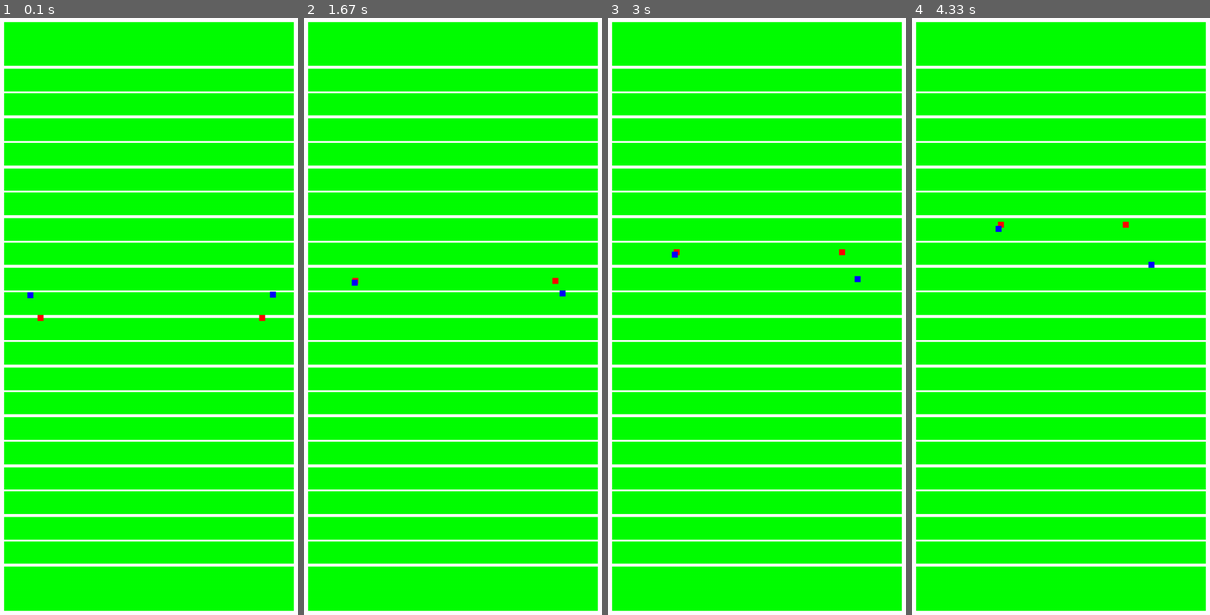
Above: before the commit, frames 1-4 (left to right).
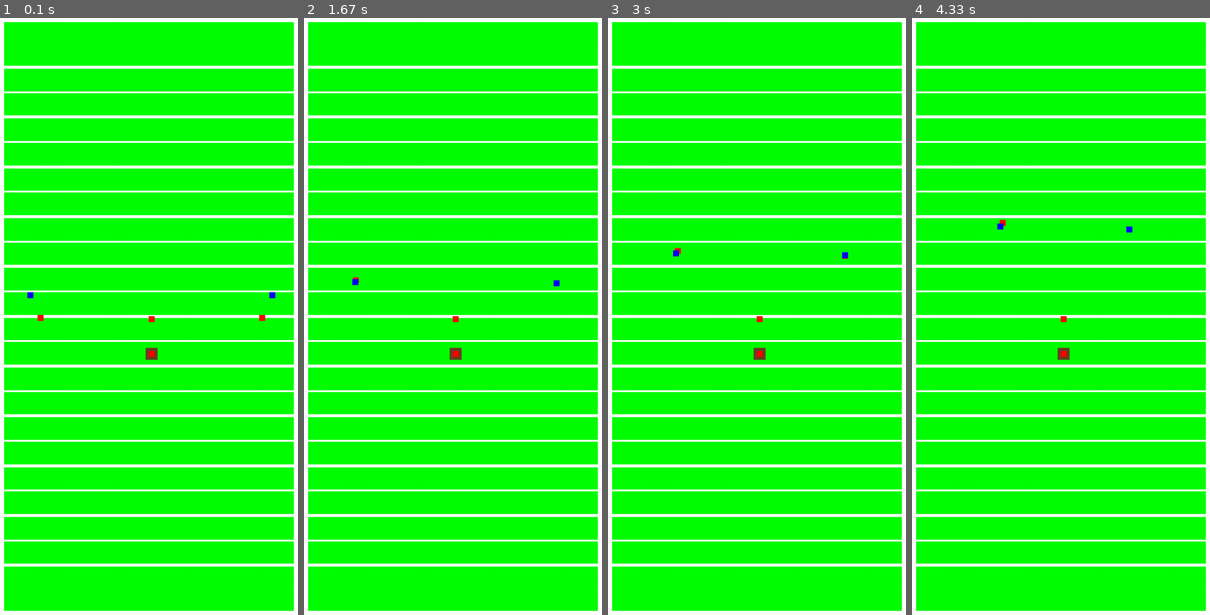
Above: after the commit, the same moments.

Repository: kolojoe/Football_PyGame
Game: pygame game, started from football.py
Two runs of this game, one before a commit and one after it. Both use one fixed random seed, a clock stepped at 60 frames per second and the inputs below.
Inputs:
- Up to frame 1 (0.1 s): no input
- Up to frame 2 (1.67 s): no input
- Up to frame 3 (3 s): no input
- Up to frame 4 (4.33 s): no input

The runs differ from the first frame. In frame 1, 0.1% of the frame differs, in the area x 48-93%, y 45-58%; in frame 2, 0.2%; in frame 3, 0.2%; in frame 4, 0.2%, in the area x 27-82%, y 33-58%.

Commit message:
doesn't matter up to you

Diff:
--- a/football.py
+++ b/football.py
@@ -12,8 +12,11 @@
 green = 0, 255, 0
 red = 255, 0, 0
 player_size = (10, 10)
+ball_size = (20,20)
 white = 255, 255, 255
-blue= 0, 0, 255
+blue = 0, 0, 255
+brown = 101, 67, 33
+ball = pygame.Rect((0,0), ball_size)
 
 dT = 0
 
@@ -31,15 +34,13 @@
 # up to 6 yards deep
 off_line_matrix = [[None for _ in range(54)] for _ in range(6)]
 
-class Player(pygame.sprite.Sprite):
+class Ball(pygame.sprite.Sprite):
     def __init__(self, color, size, speed):
         # Call the parent class (Sprite) constructor
         pygame.sprite.Sprite.__init__(self)
 
-        # Create an image of the block, and fill it with a color.
-        # This could also be an image loaded from the disk.
+        # Create an image of a rectangle
         self.image = pygame.Surface(size)
-        self.image.fill(color)
 
         # Fetch the rectangle object that has the dimensions of the image
         # Update the position of this object by setting the values of rect.x and rect.y
@@ -48,35 +49,82 @@
         self.direction = Vector2()
         self.residual = Vector2()
 
-
-    def set_position(self, pos):
-        self.rect.update((pos[0]*yard2px_width, pos[1]*yard2px_height), self.rect.size)
-
-    def set_target(self, rel_target):
-        rel_target = Vector2(rel_target)*yard2px.elementwise()
-        position = Vector2(self.rect.center)
-        self.target = position + rel_target
-        print(self.target)
-
-    def next_target(self):
-        self.route_index += 1
-        #ends the route once the max number of index items (target points) is achieved
-        if self.route_index == len(self.route):
-            self.target = None
-        #continue the route if target points remain
-        else:
-            self.set_target(self.route[self.route_index])
-
-
-class Receiver(Player):
+class Player_Possession(Ball):
+    def __init__(self, color, size, speed):
+        # Call the parent class (Sprite) constructor
+        pygame.sprite.Sprite.__init__(self)
+
+        # Create an image of a rectangle
+        self.image = pygame.Surface(size)
+        self.image.fill(color)
+        # Fetch the rectangle object that has the dimensions of the image
+        # Update the position of this object by setting the values of rect.x and rect.y
+        self.rect = self.image.get_rect()
+        self.speed = speed
+        self.direction = Vector2()
+        self.residual = Vector2()
+
+    # def set_possession(self, possession, pos):
+    #     self.possession = possession
+    #     self.pos = pos
+    #     while possession == True:
+    #         self.rect.update((pos[0]*yard2px_width, pos[1]*yard2px_height), self.rect.size)
+
+
+class Player(pygame.sprite.Sprite):
+    def __init__(self, color, size, speed, role, ofb):
+        # Call the parent class (Sprite) constructor
+        pygame.sprite.Sprite.__init__(self)
+
+        # Create an image of the block, and fill it with a color.
+        # This could also be an image loaded from the disk.
+        self.image = pygame.Surface(size)
+        self.image.fill(color)
+
+        # Fetch the rectangle object that has the dimensions of the image
+        # Update the position of this object by setting the values of rect.x and rect.y
+        self.rect = self.image.get_rect()
+        self.speed = speed
+        self.direction = Vector2()
+        self.residual = Vector2()
+        self.role = role
+        self.possession = False
+        self.ofb = ofb
+
+    #player class update function
+    def update(self):
+        #INITIAL role will pull from dict
+        if self.role == 'passer':
+            self.update_passer()
+            pass
+        if self.role == 'blocker':
+            #self.update_blocker()
+            pass
+        if self.role == 'receiver':
+            self.update_receiver()
+        if self.role == 'coverage':
+            self.update_coverage()
+            #so on and so forth
+        if self.possession:
+            ball.clamp_ip(self.rect)
+
+    #boolean to determine player possession
+    def set_possession(self, possession):
+        self.possession = possession
+
+    #sets initial play behavior for each player on the field
     def set_route(self,route):
         self.route = route
         # if route == 'block':
-        #     block()
+        #     role = 'blocker'
+        # elseif role = 'receiver'
+        if self.route == "noroute":
+            return
         self.route_index = 0
         self.set_target(self.route[self.route_index])
 
-    def update(self):
+#receiver behavior
+    def update_receiver(self):
         """bring in route from previous function, hold pos if final target reached, update position towards target over time
         """
         if self.target == None:
@@ -86,15 +134,31 @@
         if self.direction.magnitude() < 12:
             self.next_target()
             return
-
         distance = self.direction.normalize() * self.speed * 0.016
         distance += self.residual
         self.residual = Vector2(distance.x-int(distance.x), distance.y-int(distance.y))
-
-
         self.rect.move_ip(distance)
 
-class Coverage(Player):
+        nearest = min([Vector2(position - yeet.rect.center).magnitude() for yeet in defense_group])
+        print(nearest)
+        if nearest > 50:
+            self.ofb = True
+        else:
+            self.ofb = False
+
+
+
+    def set_position(self, pos):
+        self.rect.update((pos[0]*yard2px_width, pos[1]*yard2px_height), self.rect.size)
+
+    def set_target(self, rel_target):
+        rel_target = Vector2(rel_target)*yard2px.elementwise()
+        position = Vector2(self.rect.center)
+        self.target = position + rel_target
+
+
+
+#coverage behavior
     def set_coverage(self, coverage, man):
         """bring in coverage call out, make asignment based on position dictionary
         """
@@ -110,49 +174,62 @@
             #pass in offensive role from offensive and defensive position dictionaries
             self.target = man
 
-    def update(self):
+    def update_coverage(self):
         """bring in coverage from previous function, set pos relative to zone or assigned player, update position over time
         """
-        position=Vector2(self.rect.center)*yard2px.elementwise()
+        position = Vector2(self.rect.center)*yard2px.elementwise()
         target = Vector2(self.target.rect.center)*yard2px.elementwise()
         self.direction = (target - position)
-
         if self.direction.magnitude() == 0:
             return
         distance = self.direction.normalize() * self.speed * 0.016
         distance += self.residual
         self.residual = Vector2(distance.x-int(distance.x), distance.y-int(distance.y))
-
         self.rect.move_ip(distance)
 
 
 
-
-
-
-    #def behavior(self,carrier):
-        #determine wide receiver behavior prior to a catch
-        #if carrier==qb1:
-            #if self.target==(0,0):
-                #return (0,0)
-            #else:
-                #return (0,1)
-        #if carrier==self:
-            #move towards end zone
-            #return
-
+    def next_target(self):
+        self.route_index += 1
+        #ends the route once the max number of index items (target points) is achieved
+        if self.route_index == len(self.route):
+            self.target = None
+        #continue the route if target points remain
+        else:
+            self.set_target(self.route[self.route_index])
+
+
+ #passer behavior
+    def pass_ball(self):
+        #survey players on field, check for open receiver
+        if self.possession:
+            for yeet in offense_group:
+                if yeet.role == 'receiver' and yeet.ofb:
+                    yeet.possession = True
+                    #update role to runner tbd later
+                    self.possession = False
+
+    def update_passer(self):
+        self.pass_ball()
+
+
+
+    #def throw(self):
+        #if open receiver, throw ball
 
 def team_creation():
     offense_group = pygame.sprite.Group()
     offense = {
-        "wrx": Receiver(red, player_size, 90),
-        "wry": Receiver(red, player_size, 90)
+        "wrx": Player(red, player_size, random.randint(80,99), 'receiver', False),
+        "wry": Player(red, player_size, random.randint(80,99), 'receiver', False),
+        "qb": Player(red, player_size, 70, 'passer', False),
+        "c": Player(red, player_size, 55, 'blocker', False)
     }
 
     defense_group = pygame.sprite.Group()
     defense = {
-        "cb1": Coverage(blue, player_size, 85),
-        "cb2": Coverage(blue, player_size, 45)
+        "cb1": Player(blue, player_size, random.randint(80,99), 'coverage', False),
+        "cb2": Player(blue, player_size, random.randint(80,99), 'coverage', False)
     }
 
     for pos, player in offense.items():
@@ -161,9 +238,13 @@
     for pos, player in defense.items():
         defense_group.add(player)
 
+
+
     return(offense_group, defense_group, offense, defense)
 
 formation_off = {
+    "c": (0,0),
+    "qb": (0,7),
     "wrx": (-20,0),
     "wry": (20,0)
 }
@@ -173,7 +254,7 @@
     "cb2": ["wry",(2,-5)]
 }
 
-def position_routes(missionary, doggy = None):
+def position_routes(missionary, doggy):
     """missionary = position on the field relative to origin
     doggy = player ass
     """
@@ -181,6 +262,9 @@
         available_route_groups = ['any', 'left']
     else:
         available_route_groups = ['any', 'right']
+    if doggy == "qb" or doggy == "c":
+        route = "noroute"
+        return route
     available = {}
     for route_group in available_route_groups:
         for name, route in routes[route_group].items():
@@ -188,7 +272,7 @@
     route = random.choice(list(available.values()))
     return route
 
-
+weed = None
 
 def player_setup(origin):
     """pull in playcall from playbook, Set up the player formation relative to the origin (location of the center), assign routes and assignments based on playcall
@@ -197,11 +281,18 @@
         formation (string): a string containing name of formation
     """
 
+    # while game_state='snap':
+    #     if pos == "qb":
+    #         possession = True
+    #         return possession
+
     for key, pos in formation_off.items():
-        route = position_routes(pos)
+        route = position_routes(pos, key)
         abs_pos=[sum(x) for x in zip(pos,origin)]
         offense[key].set_position(abs_pos)
         offense[key].set_route(route)
+    offense["c"].set_possession(True)
+    weed = offense["c"]
 
     for key, pos in formation_def.items():
         man, rel_pos = pos[0], pos[1]
@@ -211,9 +302,6 @@
         abs_pos=[sum(x) for x in zip(rel_pos, off_pos, origin)]
         defense[key].set_position(abs_pos)
         defense[key].set_coverage(coverage['man'], offense[man])
-
-
-
 
 
 def draw_field(bounds_rect):
@@ -250,7 +338,10 @@
     "right":{
         "lslant":[(0,-5), (-5,-10), (-10,-15), (-15,-20), (-20,-25), (-25,-30)],
         "lsluggo":[(0,-5), (-5,-10), (-10,-15), (-10,-300)],
-        }
+        },
+    "noroute":{
+        "noroute": None
+    }
 }
 
 
@@ -260,7 +351,7 @@
 }
 
 
-
+low_hanging_ball = Ball(black, ball_size, 300)
 offense_group, defense_group, offense, defense = team_creation()
 game_state = 'pp'
 
@@ -276,19 +367,29 @@
     if game_state=='pp':
         player_setup((27,60))
         game_state='snap'
+        #need some sort of snap function or code to randomize penalties, fumbles, etc
+        offense["c"].set_possession(False)
+        offense["qb"].set_possession(True)
+        weed = offense["qb"]
+
     if game_state=='snap':
         offense_group.update()
         defense_group.update()
+        low_hanging_ball.update()
+        # Player.set_possession.update()
 
     # ballrect = ballrect.move(speed)
     # if ballrect.left < 0 or ballrect.right > width:
     #     speed[0] = -speed[0]
     # if ballrect.top < 0 or ballrect.bottom > height:
     #     speed[1] = -speed[1]
-    screen.fill(black)
+    screen.fill(blue)
     draw_field(field_bounds)
+    #draw possession of ball
+    pygame.draw.rect(screen, brown, ball)
     offense_group.draw(screen)
     defense_group.draw(screen)
+    # set_possession.draw(screen)
     # screen.blit()
     # screen.blit(ball, ballrect)
     pygame.display.flip()
